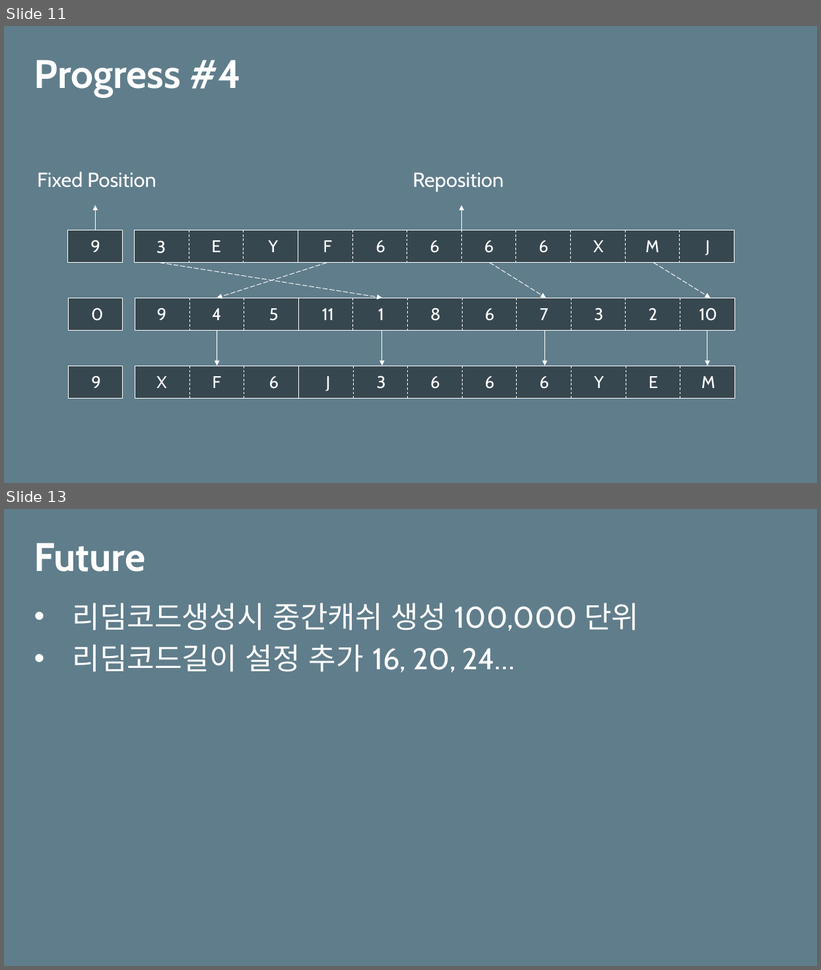
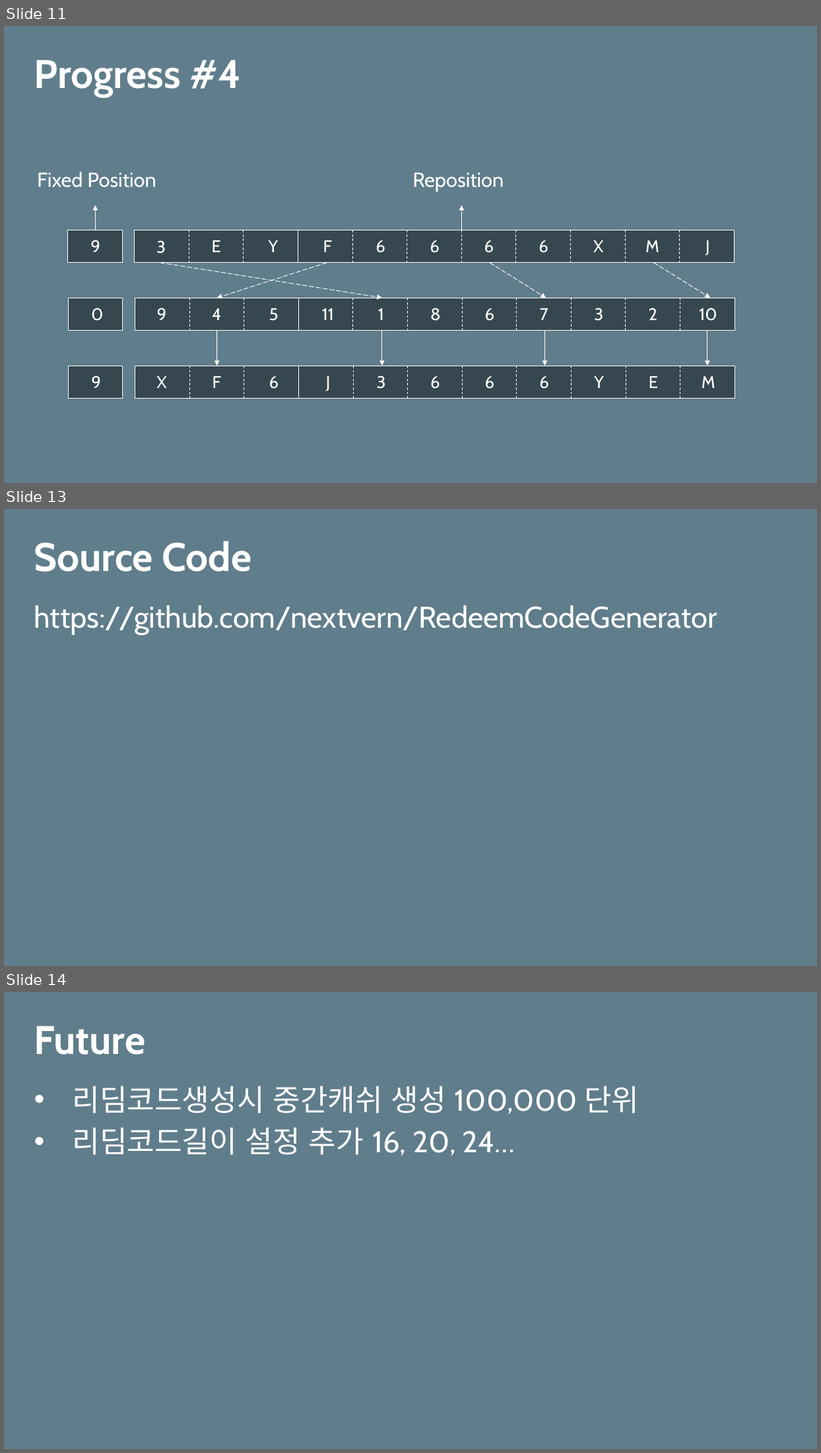
Before and after one commit to nextvern/RedeemCodeGenerator, a slide deck: doc/RedeemCodeGenerator based on PRNG.pptx. Shown one above the other, each under a label of ours: slides 11 and 13 before the commit, slides 11, 13 and 14 after it; the slides between them are not shown. The pictures are 821x970 and 821x1453 pixels, drawn with LibreOffice and Linux fonts; fonts in the diff are those of the drawing. Boxes give left, top, right and bottom in pixels: in the first picture for what was removed or moved away, otherwise in the second. Text is boxed around its words. In the diff, an @@ line names an element or a change of style, - is before the commit and + after.

```diff
--- a/doc/RedeemCodeGenerator based on PRNG.pptx
+++ b/doc/RedeemCodeGenerator based on PRNG.pptx
@@ slide 13 added at bbox=[4, 509, 817, 966], background #607D8B @@
@@ title added at bbox=[34, 541, 252, 572], 47 pt, text #FFFFFF, bold @@
+Source Code
@@ text added at bbox=[34, 605, 717, 634], 35.3 pt, text #FFFFFF @@
+https://github.com/nextvern/RedeemCodeGenerator
@@ what was slide 13 is now slide 14 @@
```
Also in this commit, not shown: 1 slide changed, 1 other file.
